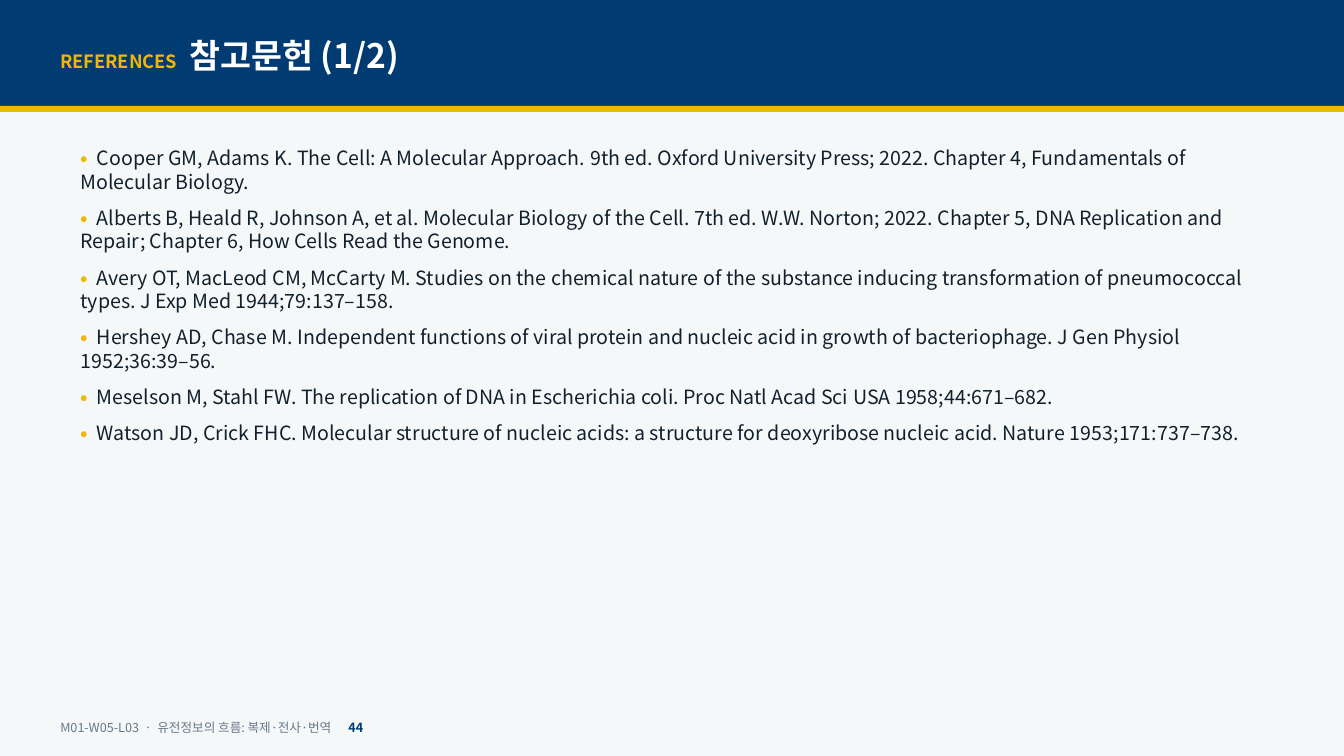
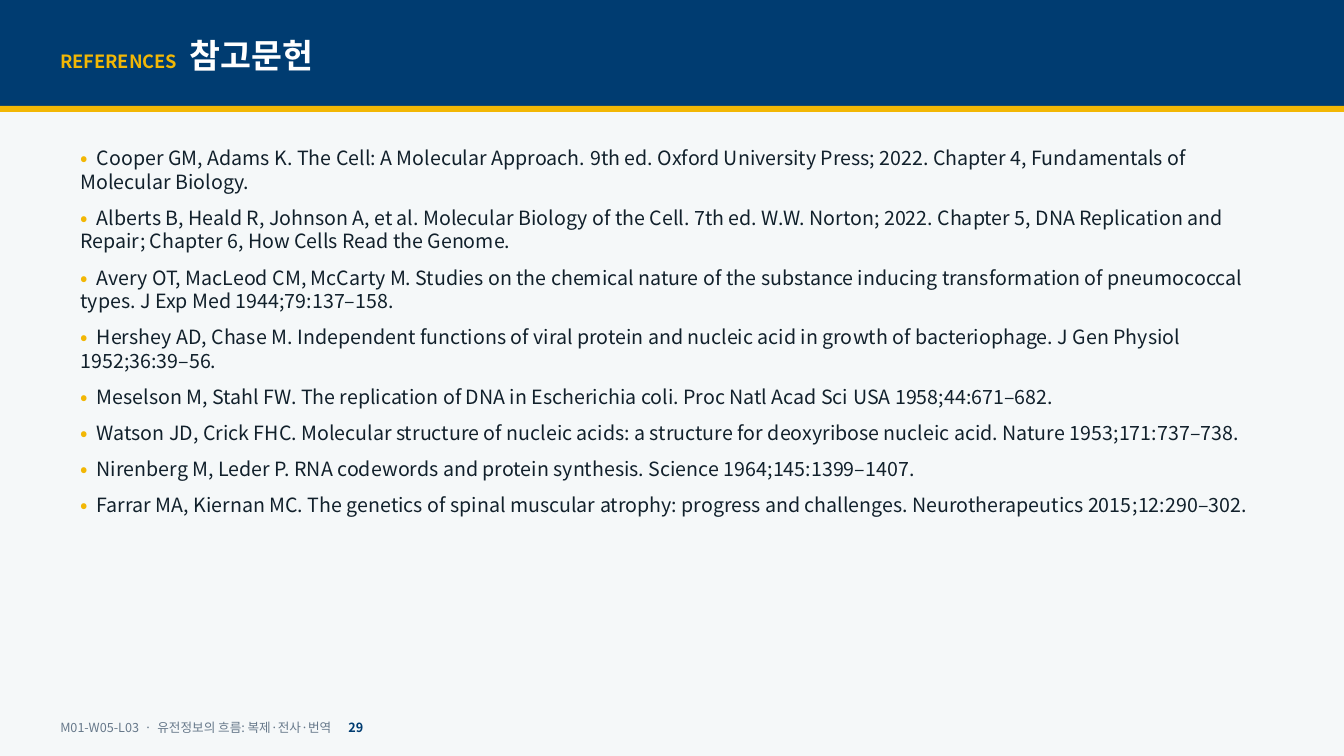
Before and after one commit to hoperiasd2/hoperiasd2.github.io, a slide deck: slide 29 of curriculum/M01/W05/L03/slides.pptx (slide 44 before the commit). Drawn at 1344x756 pixels with LibreOffice and Linux fonts; fonts in the diff are those of the drawing. Boxes give left, top, right and bottom in pixels: in the first picture for what was removed or moved away, otherwise in the second. Text is boxed around its words. In the diff, an @@ line names an element or a change of style, - is before the commit and + after.

```diff
--- a/curriculum/M01/W05/L03/slides.pptx
+++ b/curriculum/M01/W05/L03/slides.pptx
@@ text at (60,39,313,71): text changed @@
-REFERENCES 참고문헌 (1/2)
+REFERENCES 참고문헌
@@ text at (97,460,1247,517): paragraphs added @@
+• Nirenberg M, Leder P. RNA codewords and protein synthesis. Science 1964;145:1399–1407.
+• Farrar MA, Kiernan MC. The genetics of spinal muscular atrophy: progress and challenges. Neurotherapeutics 2015;12:290–302.
@@ text at (60,721,363,733): text changed @@
-M01-W05-L03 · 유전정보의 흐름: 복제·전사·번역 44
+M01-W05-L03 · 유전정보의 흐름: 복제·전사·번역 29
```
Also in this commit, not shown: 22 other slides changed, 16 slides removed, 6 other files.
